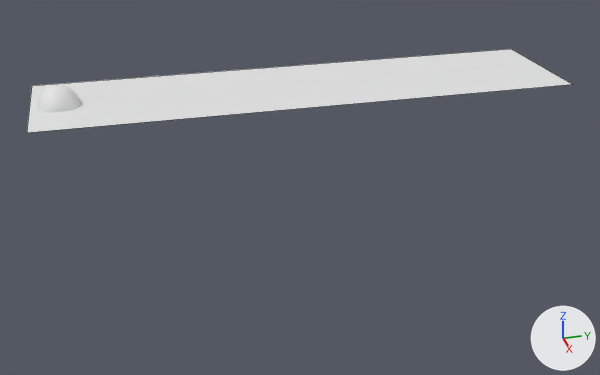
One commit to the Blender file Blender/Simulation.blend: the scene before it, then after it.
Rendered twice from a 50 mm lens placed at (58.7, 2.7, 20.2), pointed at (1.2, 17.5, -8.0). Arrows for +X, +Y and +Z are at lower right; the lights stay in place. Mesh edges are drawn as thin lines on the coarser meshes.
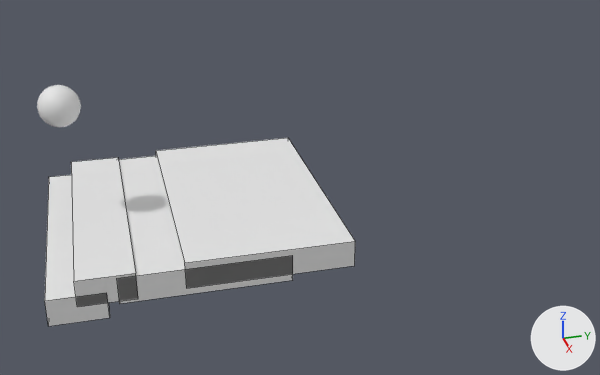
The newer file is also turned or shifted as a whole; pictures and numbers use the older file's frame.

Where the change shows, as pixel boxes (x1, y1, x2, y2) in the pictures (600 x 375 px):
'Plane', deleted
    before: (27, 49, 572, 133)
'Cube.003', added
    after: (156, 138, 355, 288)
'Cube.002', added
    after: (117, 156, 293, 304)
'Cube.001', added
    after: (71, 157, 138, 307)
'Cube', added
    after: (45, 175, 110, 326)

What changed in the scene script:
```text
Add me_cube_003:
    me_cube_003.from_pydata(...)  # a box spanning x -1.0..1.0, y -1.0..1.0, z -1.0..1.0
Remove ob_plane:
    ob_plane = bpy.data.objects.new('Plane', me_plane)
    ob_plane.location = (0.0, 18.0, 0.0)
    ob_plane.scale = (5.0, 20.0, 1.0)
Add ob_cube_003:
    ob_cube_003 = bpy.data.objects.new('Cube.003', me_cube_003)
    ob_cube_003.location = (0.0, 13.23, -9.37)
    ob_cube_003.scale = (10.0, 6.0, 1.0)
Add ob_cube_002:
    ob_cube_002 = bpy.data.objects.new('Cube.002', me_cube_003.copy())
    ob_cube_002.location = (0.0, 8.69, -9.87)
    ob_cube_002.scale = (10.0, 6.0, 1.0)
Add ob_cube_001:
    ob_cube_001 = bpy.data.objects.new('Cube.001', me_cube_003.copy())
    ob_cube_001.location = (0.0, 1.96, -9.67)
    ob_cube_001.scale = (10.0, 2.0, 1.0)
Add ob_cube:
    ob_cube = bpy.data.objects.new('Cube', me_cube_003.copy())
    ob_cube.location = (0.0, -0.04, -10.87)
    ob_cube.scale = (10.0, 2.0, 1.0)
```
